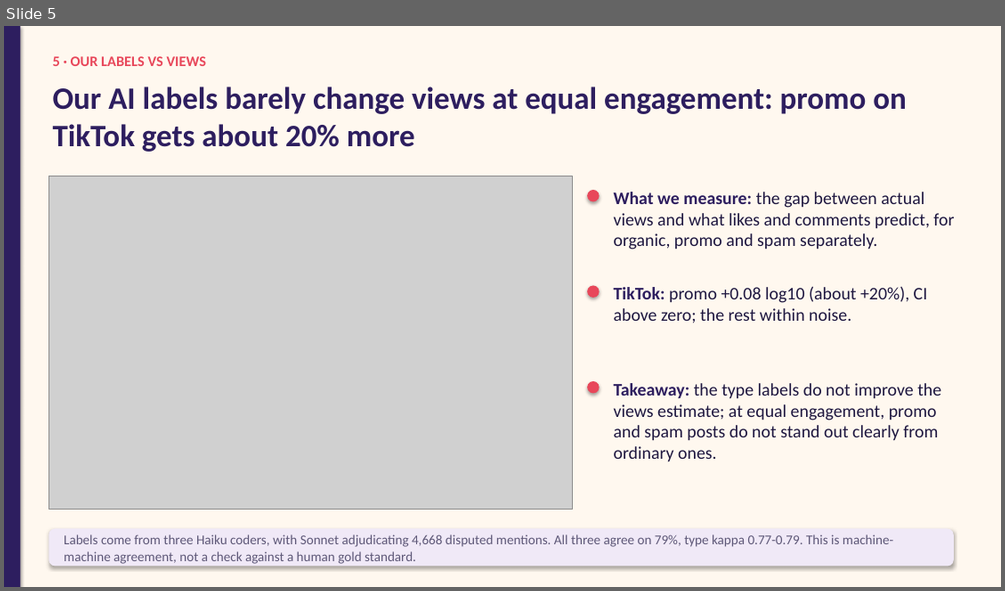
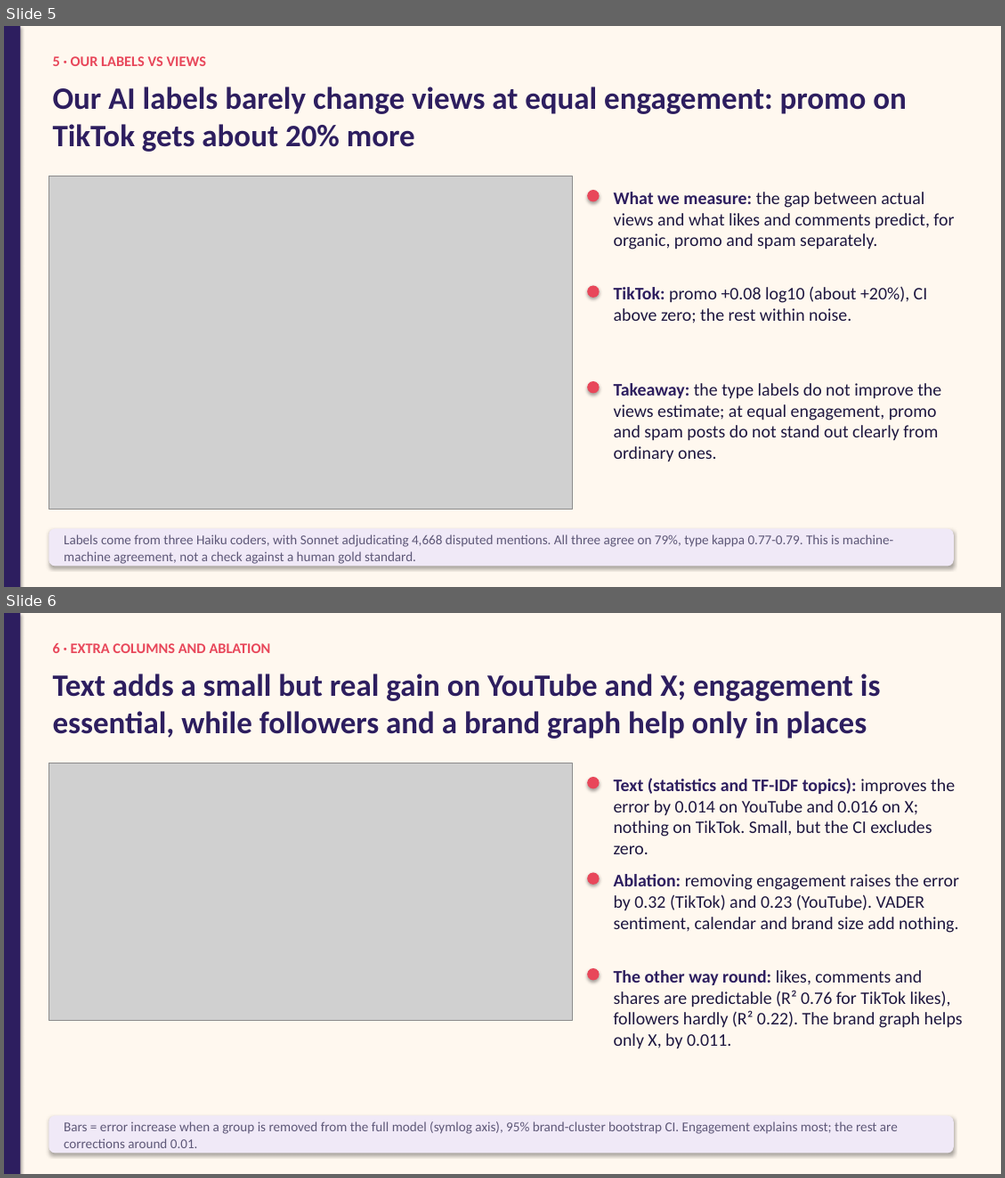
Before and after one commit to mikolaj-olesinski/Digital-Media-Analysis-PWR, a slide deck: pitchdeck/results_en.pptx. Shown one above the other, each under a label of ours: slide 5 before the commit, slides 5 and 6 after it. The pictures are 1005x591 and 1005x1178 pixels, drawn with LibreOffice and Linux fonts; fonts in the diff are those of the drawing; grey boxes stand for pictures. Boxes give left, top, right and bottom in pixels: in the first picture for what was removed or moved away, otherwise in the second. Text is boxed around its words. In the diff, an @@ line names an element or a change of style, - is before the commit and + after.

Commit message:
Add extra feature groups, engagement targets, brand graph and ablation notebook with slide

```diff
--- a/pitchdeck/results_en.pptx
+++ b/pitchdeck/results_en.pptx
@@ slide 6 added at <box>4,613,1001,1174</box>, background #FFF8EF @@
@@ rectangle added at <box>4,613,20,1174</box>, fill #2D1E5F @@
@@ text added at <box>53,643,271,653</box>, 14 pt, text #E8475A, bold @@
+6 · EXTRA COLUMNS AND ABLATION
@@ text added at <box>53,674,880,738</box>, 30 pt, text #2D1E5F, bold @@
+Text adds a small but real gain on YouTube and X; engagement is essential, while followers and a brand graph help only in places
@@ picture added at <box>48,763,573,1020</box> @@
@@ ellipse added at <box>587,777,599,788</box>, fill #E8475A @@
@@ text added at <box>614,778,955,854</box>, 17 pt, text #1E1740 @@
+Text (statistics and TF-IDF topics): improves the error by 0.014 on YouTube and 0.016 on X; nothing on TikTok. Small, but the CI excludes zero.
@@ ellipse added at <box>587,873,599,884</box>, fill #E8475A @@
@@ text added at <box>614,874,959,933</box>, 17 pt, text #1E1740 @@
+Ablation: removing engagement raises the error by 0.32 (TikTok) and 0.23 (YouTube). VADER sentiment, calendar and brand size add nothing.
@@ ellipse added at <box>587,968,599,981</box>, fill #E8475A @@
@@ text added at <box>614,970,963,1049</box>, 17 pt, text #1E1740 @@
+The other way round: likes, comments and shares are predictable (R² 0.76 for TikTok likes), followers hardly (R² 0.22). The brand graph helps only X, by 0.011.
@@ rounded rectangle added at <box>48,1116,954,1153</box>, fill #F0E9F7 @@
@@ text added at <box>64,1121,898,1148</box>, 13 pt, text #5E5878 @@
+Bars = error increase when a group is removed from the full model (symlog axis), 95% brand-cluster bootstrap CI. Engagement explains most; the rest are corrections around 0.01.
```
Also in this commit, not shown: 1 slide changed, 12 other files.
